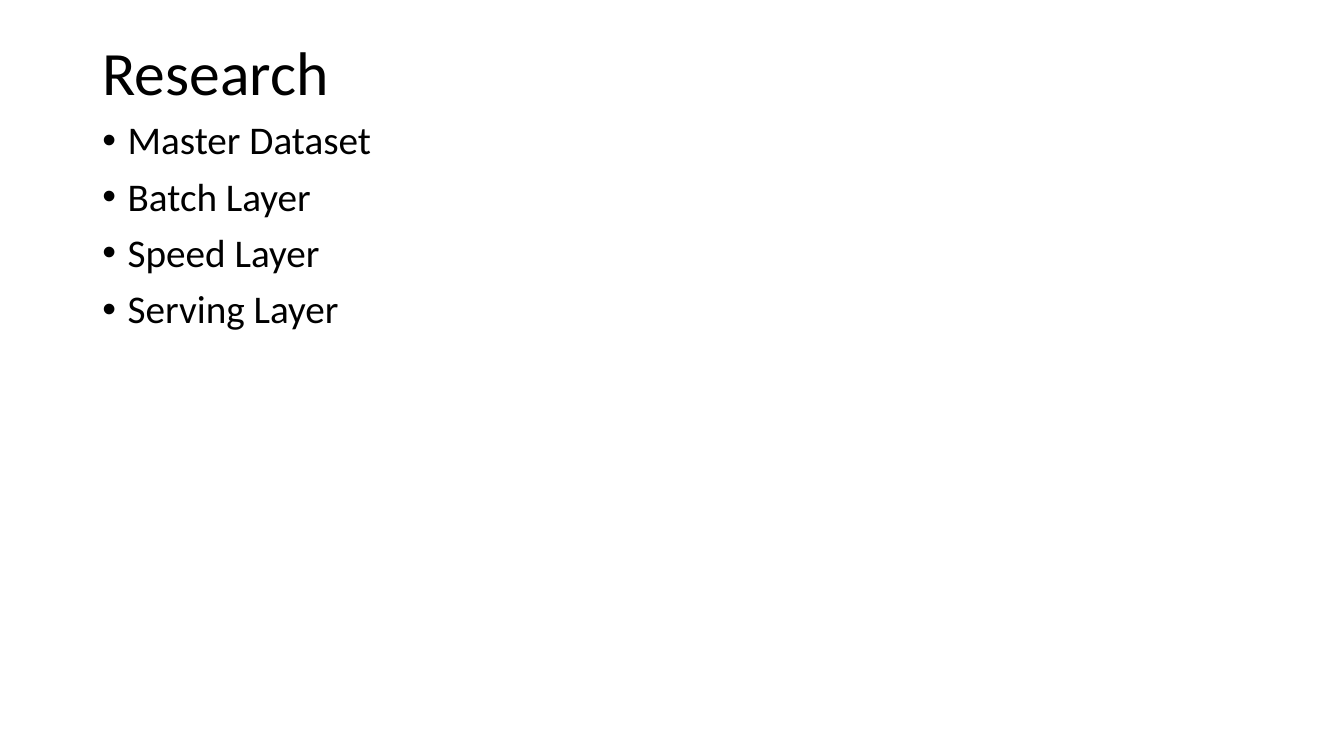
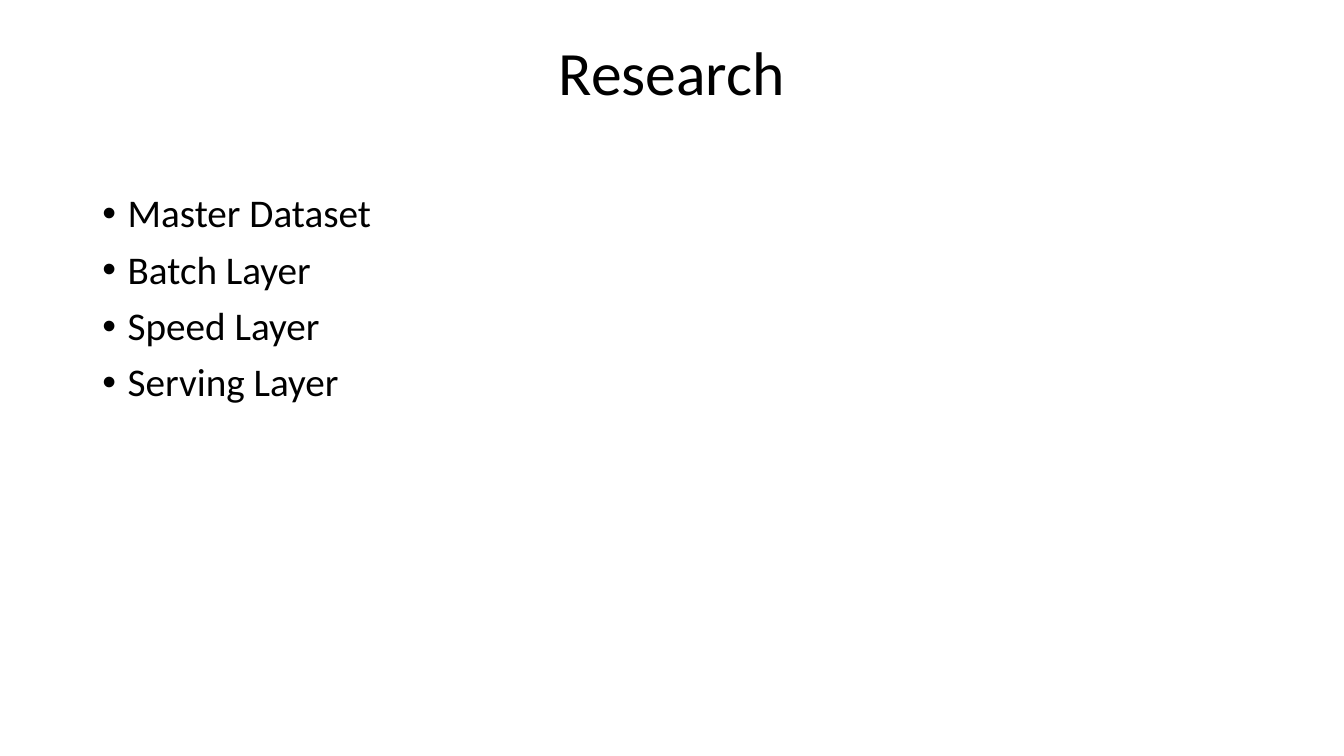
Before and after one commit to la1login/work, a slide deck: slide 5 of 2022-2023/english/sem2/2 pair/articles/second/presentation2.pptx. Drawn at 1344x756 pixels with LibreOffice and Linux fonts; fonts in the diff are those of the drawing. Boxes give left, top, right and bottom in pixels: in the first picture for what was removed or moved away, otherwise in the second. Text is boxed around its words. In the diff, an @@ line names an element or a change of style, - is before the commit and + after.

```diff
--- a/2022-2023/english/sem2/2 pair/articles/second/presentation2.pptx
+++ b/2022-2023/english/sem2/2 pair/articles/second/presentation2.pptx
@@ title "Research" at bbox=[559, 52, 785, 96]: alignment left to centre @@
@@ text "Master Dataset": place and size @@
-text "Master Dataset" at bbox=[128, 129, 371, 330]
+text "Master Dataset" at bbox=[128, 202, 371, 403]
```
Also in this commit, not shown: 7 other slides changed, 4 other files.
